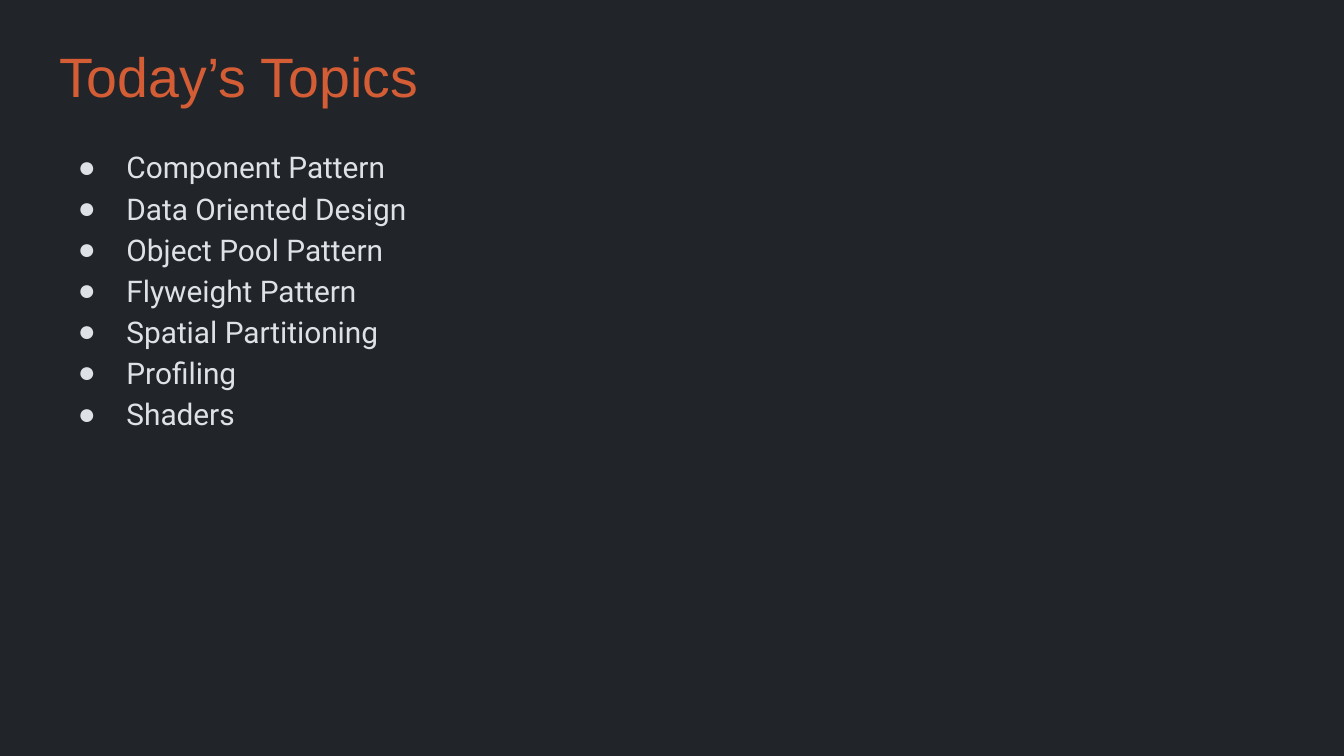
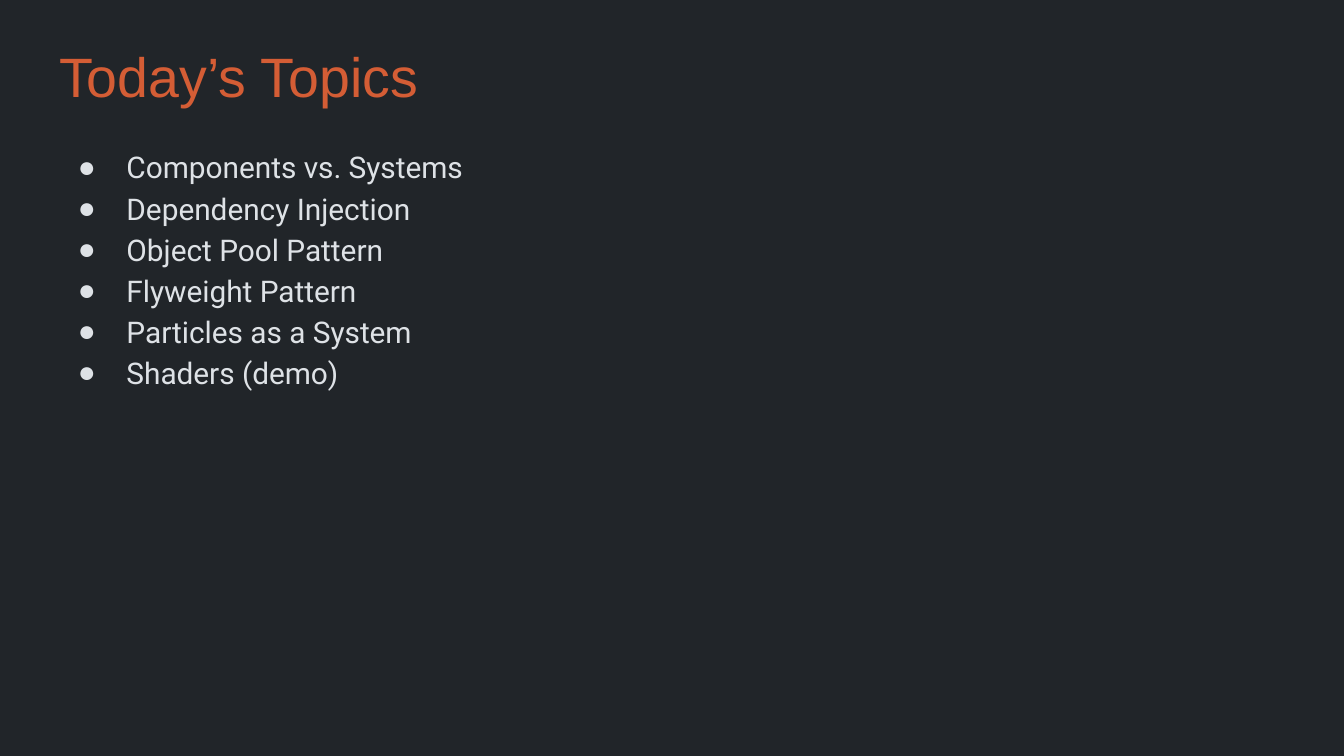
Before and after one commit to Metamate/gar, a slide deck: slide 4 of slides/11 Geometry Wars.pptx. Drawn at 1344x756 pixels with LibreOffice and Linux fonts; fonts in the diff are those of the drawing. Boxes give left, top, right and bottom in pixels: in the first picture for what was removed or moved away, otherwise in the second. Text is boxed around its words. In the diff, an @@ line names an element or a change of style, - is before the commit and + after.

```diff
--- a/slides/11 Geometry Wars.pptx
+++ b/slides/11 Geometry Wars.pptx
@@ text at (126, 156, 463, 227): text changed @@
-● Component Pattern
-● Data Oriented Design
+● Components vs. Systems
+● Dependency Injection
@@ text at (126, 320, 412, 391): text changed @@
-● Spatial Partitioning
-● Profiling
-● Shaders
+● Particles as a System
+● Shaders (demo)
```
Also in this commit, not shown: 5 other slides changed, 4 slides added, 9 slides removed, 3 other files.
